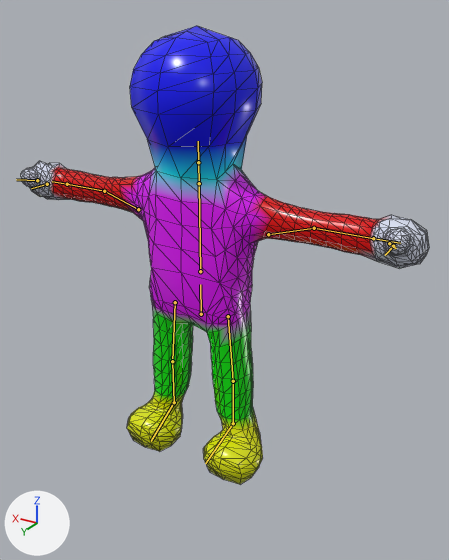
A saved change to the glTF model do-not-drop/assets/models/characters/gel/gel_body_lod1.glb.
The view is the same before and after, from a 50 mm camera at (-1.274, 1.937, 1.796) aimed at (-0.108, -0.007, 0.824). The axes (+X, +Y, +Z) are drawn at lower left. The lights are the same throughout. The older version comes first. The bones that bend it are drawn over the model as lines. Mesh edges are drawn as thin lines.

Names of what the first picture shows: 'GelBodyLOD1'.
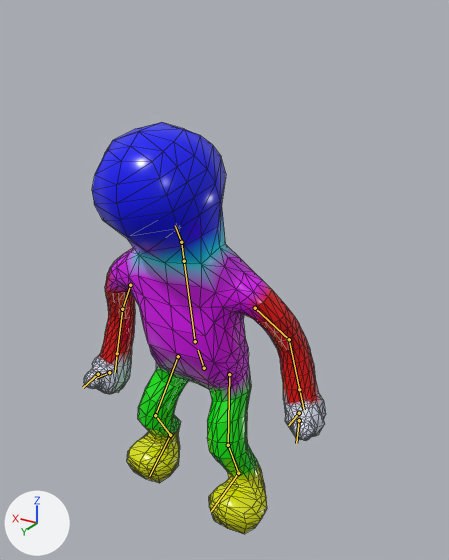
The newer file adds an action. The first version stands in its rest pose; the second is drawn at frame 10 of the action 'FloorWorm'.

Changed parts and their boxes [x1, y1, x2, y2] in the pictures (449 x 560 px):
'GelBodyLOD1', posed (41% narrower, 10% shorter)
    before: [21, 26, 429, 484]
    after: [84, 122, 326, 534]
bone 'pelvis', root to tip
    before: (201, 314) to (200, 284)
    after: (204, 368) to (198, 350)
bone 'chest', root to tip
    before: (200, 271) to (199, 183)
    after: (195, 341) to (184, 261)
bone 'head', root to tip
    before: (198, 162) to (198, 141)
    after: (181, 242) to (175, 225)
bone 'upper_arm.L', root to tip
    before: (268, 234) to (314, 228)
    after: (255, 308) to (289, 339)
bone 'forearm.L', root to tip
    before: (314, 228) to (373, 238)
    after: (289, 339) to (299, 389)
bone 'thumb.L', root to tip
    before: (389, 243) to (396, 248)
    after: (299, 420) to (296, 443)
bone 'upper_arm.R', root to tip
    before: (138, 209) to (104, 191)
    after: (130, 285) to (122, 309)
bone 'forearm.R', root to tip
    before: (104, 191) to (67, 184)
    after: (122, 309) to (117, 353)
bone 'thumb.R', root to tip
    before: (37, 180) to (16, 179)
    after: (98, 374) to (83, 387)
bone 'thigh.L', root to tip
    before: (228, 316) to (233, 381)
    after: (229, 374) to (228, 445)
bone 'shin.L', root to tip
    before: (233, 381) to (233, 423)
    after: (228, 445) to (238, 473)
bone 'foot.L', root to tip
    before: (233, 423) to (205, 463)
    after: (238, 473) to (211, 511)
bone 'thigh.R', root to tip
    before: (175, 302) to (172, 361)
    after: (178, 356) to (155, 415)
bone 'shin.R', root to tip
    before: (172, 361) to (174, 402)
    after: (155, 415) to (170, 435)
bone 'foot.R', root to tip
    before: (174, 402) to (151, 441)
    after: (170, 435) to (149, 476)

The edits, one by one:
Bone 'pelvis' (bone_pelvis) moves from (0.0, 0.0, 0.0) to (0.0, -0.269, -0.017).
Bone 'pelvis' (bone_pelvis) turns from (0, 0, 0) to (25, 1, -3) degrees about its own x, y and z.
Bone 'chest' (bone_chest) turns from (0, 0, 0) to (-21, 1, 8) degrees about its own x, y and z.
Bone 'head' (bone_head) turns from (0, 0, 0) to (18, 0, 0) degrees about its own x, y and z.
Bone 'upper_arm.L' (bone_upper_arm_l) turns from (0, 0, 0) to (-79, 23, -21) degrees about its own x, y and z.
Bone 'forearm.L' (bone_forearm_l) turns from (0, 0, 0) to (0, -18, -28) degrees about its own x, y and z.
Bone 'thumb.L' (bone_thumb_l) turns from (0, 0, 0) to (5, 1, -1) degrees about its own x, y and z.
Bone 'upper_arm.R' (bone_upper_arm_r) turns from (0, 0, 0) to (-77, -16, 20) degrees about its own x, y and z.
Bone 'forearm.R' (bone_forearm_r) turns from (0, 0, 0) to (0, 18, 34) degrees about its own x, y and z.
Bone 'thumb.R' (bone_thumb_r) turns from (0, 0, 0) to (5, -1, 1) degrees about its own x, y and z.
Bone 'thigh.L' (bone_thigh_l) turns from (0, 0, 0) to (-46, -6, -7) degrees about its own x, y and z.
Bone 'shin.L' (bone_shin_l) turns from (0, 0, 0) to (42, -2, 3) degrees about its own x, y and z.
Bone 'foot.L' (bone_foot_l) turns from (0, 0, 0) to (-27, 0, 3) degrees about its own x, y and z.
Bone 'thigh.R' (bone_thigh_r) turns from (0, 0, 0) to (-46, 6, 2) degrees about its own x, y and z.
Bone 'shin.R' (bone_shin_r) turns from (0, 0, 0) to (53, 4, -3) degrees about its own x, y and z.
Bone 'foot.R' (bone_foot_r) turns from (0, 0, 0) to (-26, -1, -4) degrees about its own x, y and z.
